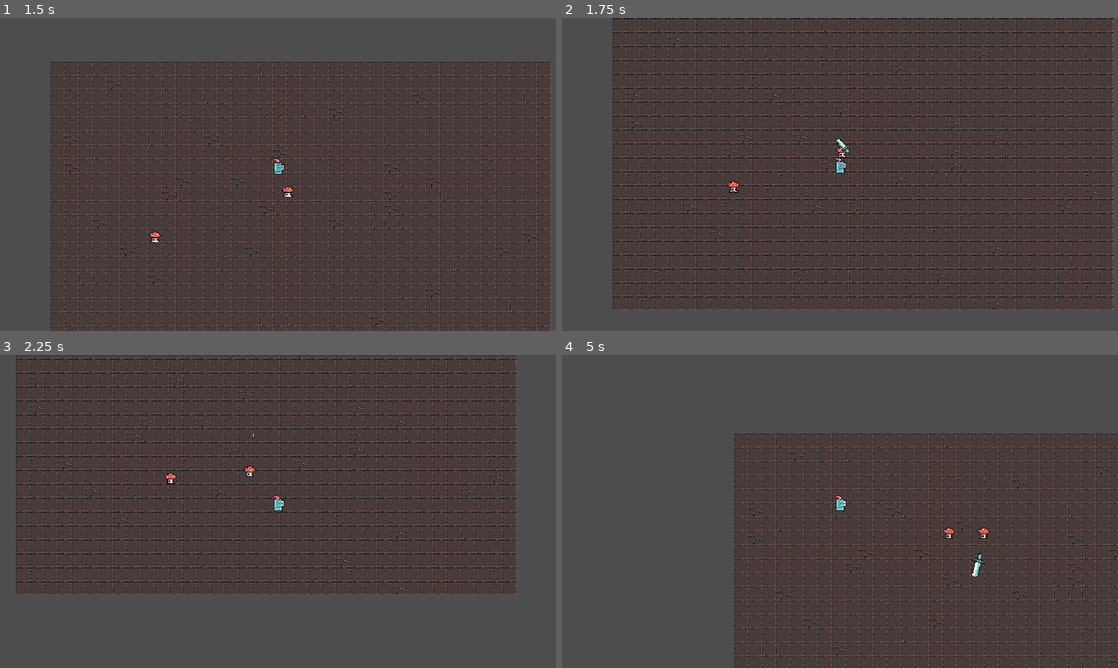
Above: before the commit, frames 1-4 (two rows, left to right).
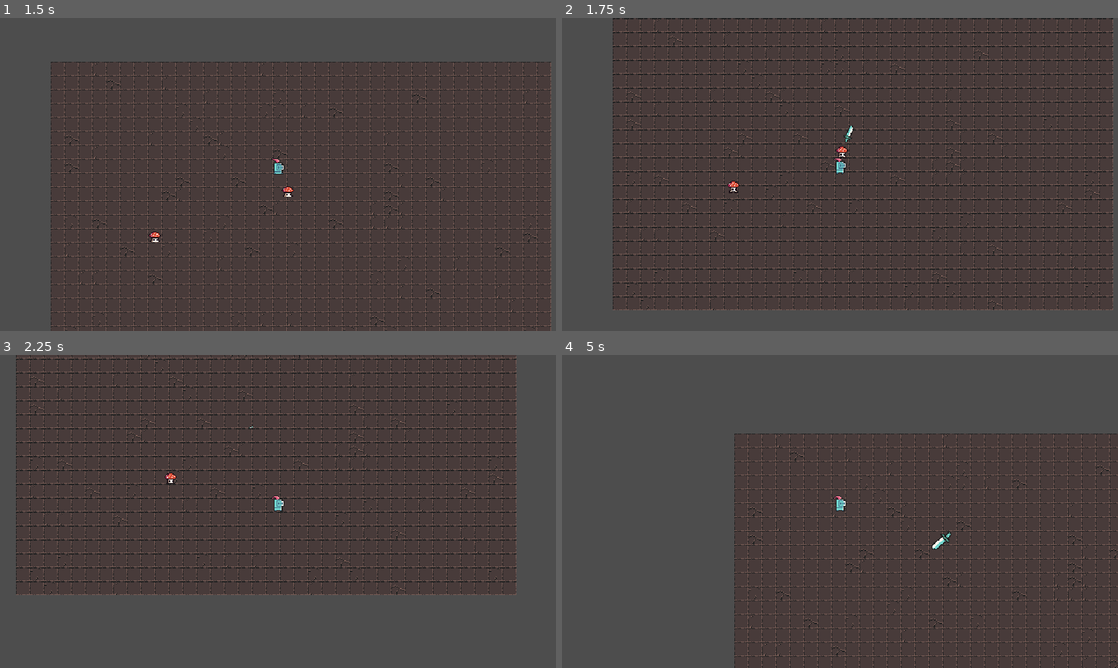
Above: after the commit, the same moments.

Repository: mikhailyoo/2DTopDown
Game: Godot game, scene res://scene/level/level.tscn
Two runs of this game, one before a commit and one after it. Both use one fixed random seed, a clock stepped at 60 frames per second and the inputs below.
Inputs:
- Up to frame 1 (1.5 s): hold D (move_right) 0.53-1.28 s; hold S (move_down) from 1.28 s (still down)
- Up to frame 2 (1.75 s): keep holding S (move_down)
- Up to frame 3 (2.25 s): release S (move_down) at 2.03 s; hold D (move_right) from 2.03 s (still down)
- Up to frame 4 (5 s): release D (move_right) at 2.78 s; hold W (move_up) 2.78-3.53 s; hold A (move_left) from 3.53 s (still down)

Frame 1 is identical in both runs. In frame 2, 0.1% of the frame differs, in the area x 49-53%, y 34-44%; in frame 3, less than 0.1%; in frame 4, 0.3%, in the area x 66-77%, y 55-72%.

Commit message:
lesson-8

Diff:
--- a/project.godot
+++ b/project.godot
@@ -46,6 +46,12 @@
 ]
 }
 
+[layer_names]
+
+2d_physics/layer_1="world"
+2d_physics/layer_2="player"
+2d_physics/layer_3="enemy"
+
 [rendering]
 
 textures/canvas_textures/default_texture_filter=0
--- a/scene/abilities/attack_ability/attack_ability.tscn
+++ b/scene/abilities/attack_ability/attack_ability.tscn
@@ -27,6 +27,18 @@
 "transitions": PackedFloat32Array(1),
 "update": 0,
 "values": [Vector2(1, 1)]
+}
+tracks/2/type = "value"
+tracks/2/imported = false
+tracks/2/enabled = true
+tracks/2/path = NodePath("Area2D/CollisionShape2D:disabled")
+tracks/2/interp = 1
+tracks/2/loop_wrap = true
+tracks/2/keys = {
+"times": PackedFloat32Array(0),
+"transitions": PackedFloat32Array(1),
+"update": 1,
+"values": [true]
 }
 
 [sub_resource type="Animation" id="Animation_sdhjs"]
@@ -71,12 +83,27 @@
 "method": &"queue_free"
 }]
 }
+tracks/3/type = "value"
+tracks/3/imported = false
+tracks/3/enabled = true
+tracks/3/path = NodePath("Area2D/CollisionShape2D:disabled")
+tracks/3/interp = 1
+tracks/3/loop_wrap = true
+tracks/3/keys = {
+"times": PackedFloat32Array(0, 0.25, 0.4),
+"transitions": PackedFloat32Array(1, 1, 1),
+"update": 1,
+"values": [true, false, true]
+}
 
 [sub_resource type="AnimationLibrary" id="AnimationLibrary_4xti6"]
 _data = {
 "RESET": SubResource("Animation_cu0l4"),
 "attack_animation": SubResource("Animation_sdhjs")
 }
+
+[sub_resource type="RectangleShape2D" id="RectangleShape2D_n6x4r"]
+size = Vector2(38, 58)
 
 [node name="AttackAbility" type="Node2D"]
 
@@ -89,3 +116,12 @@
 "": SubResource("AnimationLibrary_4xti6")
 }
 autoplay = "attack_animation"
+
+[node name="Area2D" type="Area2D" parent="."]
+collision_layer = 4
+collision_mask = 0
+
+[node name="CollisionShape2D" type="CollisionShape2D" parent="Area2D"]
+position = Vector2(19, 0)
+shape = SubResource("RectangleShape2D_n6x4r")
+disabled = true
--- a/scene/abilities/attack_ability/attack_controller.gd
+++ b/scene/abilities/attack_ability/attack_controller.gd
@@ -10,21 +10,29 @@
 	if player == null:
 		return
 
+	var player_pos = player.global_position
+
 	var enemies = get_tree().get_nodes_in_group("enemy")
 
 	enemies = enemies.filter(func(enemy:Node2D):
-		return enemy.global_position.distance_squared_to(player.global_position) < pow(attack_range, 2)
+		return enemy.global_position.distance_squared_to(player_pos) < pow(attack_range, 2)
 	)
 
 	if enemies.size() == 0:
 		return
 
 	enemies.sort_custom(func(a:Node2D, b:Node2D):
-		var a_distance = a.global_position.distance_squared_to(player.global_position)
-		var b_distance = b.global_position.distance_squared_to(player.global_position)
+		var a_distance = a.global_position.distance_squared_to(player_pos)
+		var b_distance = b.global_position.distance_squared_to(player_pos)
 		return a_distance < b_distance
 	)
 
+	var enemy_pos = enemies[0].global_position
+
 	var attack_instance = attack_ability.instantiate() as Node2D
 	player.get_parent().add_child(attack_instance)
-	attack_instance.global_position = enemies[0].global_position
+
+
+	attack_instance.global_position = (enemy_pos + player_pos) / 2
+
+	attack_instance.look_at(enemy_pos)
--- a/scene/mushroom/mushroom.gd
+++ b/scene/mushroom/mushroom.gd
@@ -19,3 +19,7 @@
 	if player != null:
 		return (player.global_position - global_position).normalized()
 	return Vector2(0,0)
+
+
+func _on_area_2d_area_entered(area):
+	queue_free()
--- a/scene/mushroom/mushroom.tscn
+++ b/scene/mushroom/mushroom.tscn
@@ -9,6 +9,8 @@
 [ext_resource type="Texture2D" uid="uid://c288uygwd0m72" path="res://scene/mushroom/SmallMushroom_Walk_2.png" id="6_nc8hu"]
 [ext_resource type="Texture2D" uid="uid://dum84uimfu630" path="res://scene/mushroom/SmallMushroom_Walk_3.png" id="7_1qef5"]
 [ext_resource type="Texture2D" uid="uid://c805oiy85akah" path="res://scene/mushroom/SmallMushroom_Walk_4.png" id="8_6bg6h"]
+
+[sub_resource type="CircleShape2D" id="CircleShape2D_ru6s2"]
 
 [sub_resource type="SpriteFrames" id="SpriteFrames_cb7xh"]
 animations = [{
@@ -54,6 +56,14 @@
 collision_layer = 0
 script = ExtResource("1_ayies")
 
+[node name="Area2D" type="Area2D" parent="."]
+collision_layer = 0
+collision_mask = 4
+
+[node name="CollisionShape2D" type="CollisionShape2D" parent="Area2D"]
+position = Vector2(0, -7)
+shape = SubResource("CircleShape2D_ru6s2")
+
 [node name="AnimatedSprite2D" type="AnimatedSprite2D" parent="."]
 position = Vector2(0, -16)
 sprite_frames = SubResource("SpriteFrames_cb7xh")
@@ -64,3 +74,5 @@
 [node name="CollisionShape2D" type="CollisionShape2D" parent="."]
 position = Vector2(0, -4)
 shape = SubResource("CircleShape2D_u0udm")
+
+[connection signal="area_entered" from="Area2D" to="." method="_on_area_2d_area_entered"]
Not shown: 1 places in scene/abilities/attack_ability/attack_ability.tscn that only renumber resources
Not shown: 1 places in scene/mushroom/mushroom.tscn that only renumber resources
